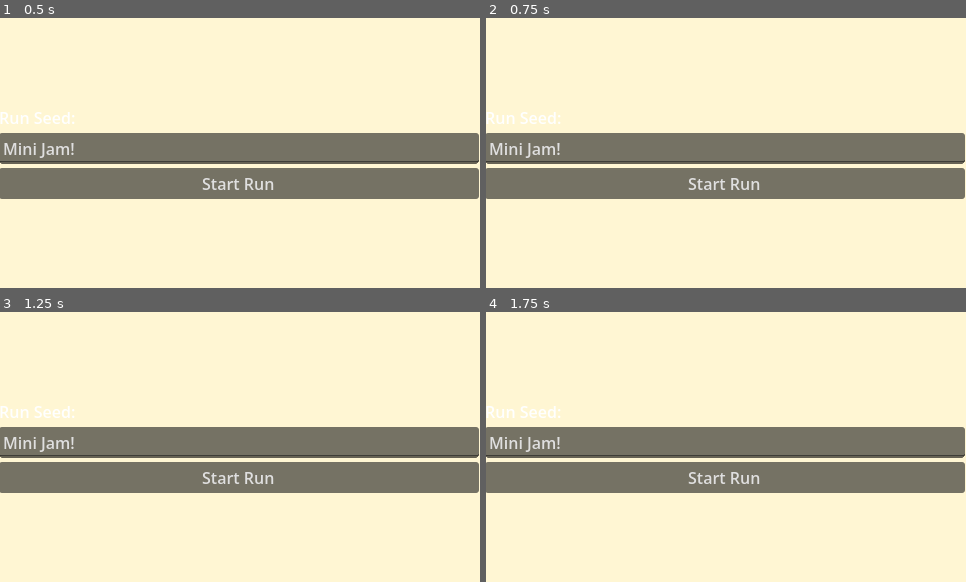
Above: before the commit, frames 1-4 (two rows, left to right).
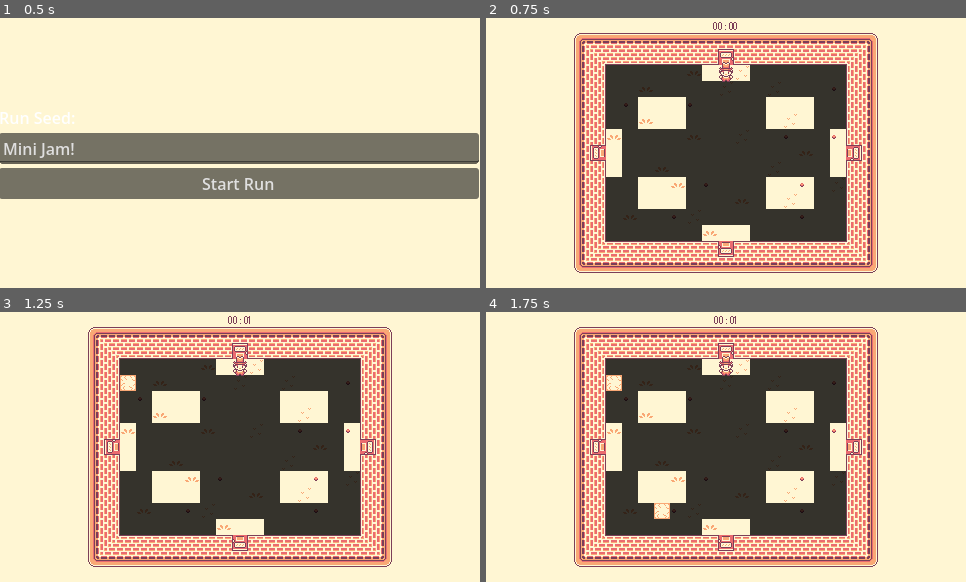
Above: after the commit, the same moments.

Repository: james-minor/mini-jam-206
Game: Godot game, scene res://scenes/main_menu/main_menu.tscn
Same seed, same stepped clock (60 frames per second), same inputs: the game is played once before the commit and once after it. Sound files missing from this copy of the repository are replaced by a short silence.
Inputs (mouse positions are in pixels of both pictures, inside the frame that each line leads up to):
- Up to frame 1 (0.5 s): no input
- Up to frame 2 (0.75 s): click "Start Run" at 0.5 s
- Up to frame 3 (1.25 s): no input
- Up to frame 4 (1.75 s): click (726, 476) at 1.25 s, where only the run before the commit has a clickable "Start Run"

Frame 1 is identical in both runs. In frame 2, 54% of the frame differs, in the area x 0-100%, y 1-95%; in frame 3, 54%; in frame 4, 53%.

Commit message:
fix: menus can now use mouse

Diff:
--- /dev/null
+++ b/assets/default_label_settings.tres
@@ -0,0 +1,8 @@
+[gd_resource type="LabelSettings" format=3 uid="uid://chv6ibghhlk27"]
+
+[ext_resource type="FontFile" uid="uid://cbkqnj532nd23" path="res://scenes/timer_ui/orange_kid_font.otf" id="1_cag7l"]
+
+[resource]
+font = ExtResource("1_cag7l")
+font_size = 12
+font_color = Color(1, 0.9647059, 0.827451, 1)
--- a/scenes/game_over_screen/game_over_screen.gd
+++ b/scenes/game_over_screen/game_over_screen.gd
@@ -1,4 +1,4 @@
-extends Control
+extends CanvasLayer
 
 
 func _ready() -> void:
--- a/scenes/game_over_screen/game_over_screen.tscn
+++ b/scenes/game_over_screen/game_over_screen.tscn
@@ -1,18 +1,12 @@
 [gd_scene format=3 uid="uid://de4j4eayh0qds"]
 
 [ext_resource type="Script" uid="uid://dd531w57u52vw" path="res://scenes/game_over_screen/game_over_screen.gd" id="1_l2cnm"]
+[ext_resource type="LabelSettings" uid="uid://chv6ibghhlk27" path="res://assets/default_label_settings.tres" id="2_wndrr"]
 
-[node name="GameOverScreen" type="Control" unique_id=80142248]
-layout_mode = 3
-anchors_preset = 15
-anchor_right = 1.0
-anchor_bottom = 1.0
-grow_horizontal = 2
-grow_vertical = 2
+[node name="GameOverScreen" type="CanvasLayer" unique_id=171340332]
 script = ExtResource("1_l2cnm")
 
 [node name="ColorRect" type="ColorRect" parent="." unique_id=687386814]
-layout_mode = 1
 anchors_preset = 15
 anchor_right = 1.0
 anchor_bottom = 1.0
@@ -21,7 +15,6 @@
 color = Color(0.92156863, 0.41960785, 0.43529412, 1)
 
 [node name="CenterContainer" type="CenterContainer" parent="." unique_id=1943335009]
-layout_mode = 1
 anchors_preset = 15
 anchor_right = 1.0
 anchor_bottom = 1.0
@@ -34,16 +27,19 @@
 [node name="GameOverLabel" type="Label" parent="CenterContainer/VBoxContainer" unique_id=676788066]
 layout_mode = 2
 text = "Game Over"
+label_settings = ExtResource("2_wndrr")
 
 [node name="TimeLabel" type="Label" parent="CenterContainer/VBoxContainer" unique_id=620750434]
 unique_name_in_owner = true
 layout_mode = 2
 text = "Time: "
+label_settings = ExtResource("2_wndrr")
 
 [node name="FloorLabel" type="Label" parent="CenterContainer/VBoxContainer" unique_id=715028777]
 unique_name_in_owner = true
 layout_mode = 2
 text = "Floor:"
+label_settings = ExtResource("2_wndrr")
 
 [node name="NewRunButton" type="Button" parent="CenterContainer/VBoxContainer" unique_id=900025482]
 unique_name_in_owner = true
--- a/scenes/main_menu/main_menu.gd
+++ b/scenes/main_menu/main_menu.gd
@@ -1,4 +1,4 @@
-extends Control
+extends CanvasLayer
 
 func _on_start_button_pressed() -> void:
 	seed(%SeedInput.text.hash())
--- a/scenes/main_menu/main_menu.tscn
+++ b/scenes/main_menu/main_menu.tscn
@@ -2,17 +2,10 @@
 
 [ext_resource type="Script" uid="uid://cida1m3f277rf" path="res://scenes/main_menu/main_menu.gd" id="1_fsom3"]
 
-[node name="MainMenu" type="Control" unique_id=730439841]
-layout_mode = 3
-anchors_preset = 15
-anchor_right = 1.0
-anchor_bottom = 1.0
-grow_horizontal = 2
-grow_vertical = 2
+[node name="MainMenu" type="CanvasLayer" unique_id=475725411]
 script = ExtResource("1_fsom3")
 
 [node name="VBoxContainer" type="VBoxContainer" parent="." unique_id=1204403398]
-layout_mode = 1
 anchors_preset = 14
 anchor_top = 0.5
 anchor_right = 1.0
